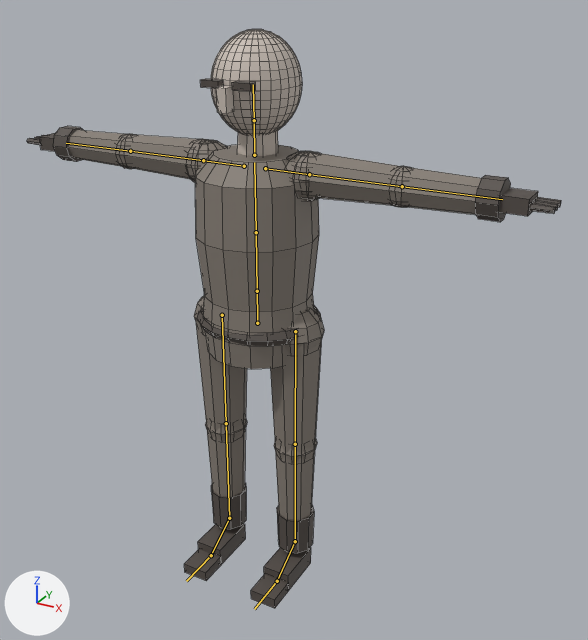
A saved change to the FBX model Assets/Resources/Bodies/Living.fbx.
Before and after are seen from a camera (50 mm lens) standing at (0.685, -1.115, 1.079) and looking at (0.085, -0.023, 0.533). Lighting does not change. The marker at lower left points along +X, +Y and +Z. The first picture is the older version. The bones that change, and the others that lie on the model, are drawn over the model as lines. Mesh edges are drawn as thin lines.

In view in the first picture: 'LivingMesh'.
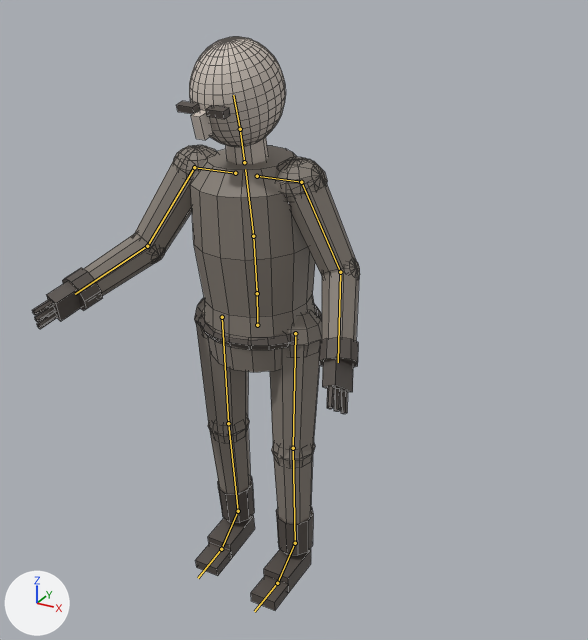
The newer file adds an action. The first version stands in its rest pose; the second is drawn at frame 14 of the action 'Living|Talk'.

Diff of the bpy script that builds the scene:
```diff
--- a/Assets/Resources/Bodies/Living.fbx.py
+++ b/Assets/Resources/Bodies/Living.fbx.py
@@ bone_hips @@
 bone_hips = bpy.data.objects['Living'].pose.bones['Hips']
-bone_hips.location = (0.0, 0.0, 0.0)
+bone_hips.location = (0.0, -0.004, 0.0)
@@ bone_spine @@
 bone_spine = bpy.data.objects['Living'].pose.bones['Spine']  # child of 'Hips'
-bone_spine.rotation_quaternion = (1.0, 0.0, 0.0, 0.0)  # degrees (0, 0, 0)
+bone_spine.rotation_quaternion = (0.999, 0.035, 0.0, 0.0)  # degrees (4, 0, 0)
@@ bone_chest @@
 bone_chest = bpy.data.objects['Living'].pose.bones['Chest']  # child of 'Spine'
-bone_chest.rotation_quaternion = (1.0, 0.0, 0.0, 0.0)  # degrees (0, 0, 0)
+bone_chest.rotation_quaternion = (0.999, 0.052, 0.0, 0.0)  # degrees (6, 0, 0)
@@ bone_neck @@
 bone_neck = bpy.data.objects['Living'].pose.bones['Neck']  # child of 'Chest'
-bone_neck.rotation_quaternion = (1.0, 0.0, 0.0, 0.0)  # degrees (0, 0, 0)
+bone_neck.rotation_quaternion = (1.0, 0.014, 0.0, 0.0)  # degrees (2, 0, 0)
@@ bone_head @@
 bone_head = bpy.data.objects['Living'].pose.bones['Head']  # child of 'Neck'
-bone_head.rotation_quaternion = (1.0, 0.0, 0.0, 0.0)  # degrees (0, 0, 0)
+bone_head.rotation_quaternion = (0.998, 0.035, -0.052, 0.002)  # degrees (4, -6, 0)
@@ bone_leftupperarm @@
 bone_leftupperarm = bpy.data.objects['Living'].pose.bones['LeftUpperArm']  # child of 'LeftShoulder'
-bone_leftupperarm.rotation_quaternion = (1.0, 0.0, 0.0, 0.0)  # degrees (0, 0, 0)
+bone_leftupperarm.rotation_quaternion = (0.838, -0.544, -0.029, -0.019)  # degrees (-66, -4, 0)
@@ bone_leftlowerarm @@
 bone_leftlowerarm = bpy.data.objects['Living'].pose.bones['LeftLowerArm']  # child of 'LeftUpperArm'
-bone_leftlowerarm.rotation_quaternion = (1.0, 0.0, 0.0, 0.0)  # degrees (0, 0, 0)
+bone_leftlowerarm.rotation_quaternion = (0.927, 0.0, 0.0, -0.375)  # degrees (0, 0, -44)
@@ bone_rightupperarm @@
 bone_rightupperarm = bpy.data.objects['Living'].pose.bones['RightUpperArm']  # child of 'RightShoulder'
-bone_rightupperarm.rotation_quaternion = (1.0, 0.0, 0.0, 0.0)  # degrees (0, 0, 0)
+bone_rightupperarm.rotation_quaternion = (0.802, -0.521, 0.245, 0.159)  # degrees (-66, 34, 0)
@@ bone_rightlowerarm @@
 bone_rightlowerarm = bpy.data.objects['Living'].pose.bones['RightLowerArm']  # child of 'RightUpperArm'
-bone_rightlowerarm.rotation_quaternion = (1.0, 0.0, 0.0, 0.0)  # degrees (0, 0, 0)
+bone_rightlowerarm.rotation_quaternion = (0.927, 0.0, 0.0, 0.375)  # degrees (0, 0, 44)
@@ bone_leftupperleg @@
 bone_leftupperleg = bpy.data.objects['Living'].pose.bones['LeftUpperLeg']  # child of 'Hips'
-bone_leftupperleg.rotation_quaternion = (1.0, 0.0, 0.0, 0.0)  # degrees (0, 0, 0)
+bone_leftupperleg.rotation_quaternion = (1.0, -0.017, 0.0, 0.0)  # degrees (-2, 0, 0)
@@ bone_leftlowerleg @@
 bone_leftlowerleg = bpy.data.objects['Living'].pose.bones['LeftLowerLeg']  # child of 'LeftUpperLeg'
-bone_leftlowerleg.rotation_quaternion = (1.0, 0.0, 0.0, 0.0)  # degrees (0, 0, 0)
+bone_leftlowerleg.rotation_quaternion = (0.999, 0.035, 0.0, 0.0)  # degrees (4, 0, 0)
@@ bone_rightupperleg @@
 bone_rightupperleg = bpy.data.objects['Living'].pose.bones['RightUpperLeg']  # child of 'Hips'
-bone_rightupperleg.rotation_quaternion = (1.0, 0.0, 0.0, 0.0)  # degrees (0, 0, 0)
+bone_rightupperleg.rotation_quaternion = (1.0, 0.017, 0.0, 0.0)  # degrees (2, 0, 0)
@@ bone_rightlowerleg @@
 bone_rightlowerleg = bpy.data.objects['Living'].pose.bones['RightLowerLeg']  # child of 'RightUpperLeg'
-bone_rightlowerleg.rotation_quaternion = (1.0, 0.0, 0.0, 0.0)  # degrees (0, 0, 0)
+bone_rightlowerleg.rotation_quaternion = (0.999, 0.035, 0.0, 0.0)  # degrees (4, 0, 0)
```

Boxes (x1, y1, x2, y2) around the edits, measured in the pictures (588 x 640 px):
'LivingMesh', posed (39% narrower)
    before: (27, 29, 561, 608)
    after: (32, 37, 360, 611)
bone 'Hips', root to tip
    before: (257, 323) to (257, 285)
    after: (257, 325) to (257, 288)
bone 'Spine', root to tip
    before: (257, 291) to (256, 232)
    after: (257, 293) to (253, 236)
bone 'Chest', root to tip
    before: (256, 232) to (254, 162)
    after: (253, 236) to (245, 169)
bone 'Neck', root to tip
    before: (254, 155) to (254, 120)
    after: (244, 162) to (240, 129)
bone 'Head', root to tip
    before: (254, 120) to (253, 84)
    after: (240, 129) to (233, 95)
bone 'LeftUpperArm', root to tip
    before: (309, 174) to (402, 186)
    after: (301, 182) to (340, 272)
bone 'LeftLowerArm', root to tip
    before: (402, 186) to (502, 199)
    after: (340, 272) to (338, 362)
bone 'RightUpperArm', root to tip
    before: (203, 160) to (130, 151)
    after: (194, 167) to (147, 246)
bone 'RightLowerArm', root to tip
    before: (130, 151) to (66, 143)
    after: (147, 246) to (75, 294)
bone 'LeftUpperLeg', root to tip
    before: (295, 331) to (295, 444)
    after: (295, 333) to (293, 448)
bone 'LeftLowerLeg', root to tip
    before: (295, 444) to (295, 541)
    after: (293, 448) to (295, 543)
bone 'RightUpperLeg', root to tip
    before: (222, 315) to (226, 423)
    after: (222, 317) to (228, 423)
bone 'RightLowerLeg', root to tip
    before: (226, 423) to (229, 518)
    after: (228, 423) to (238, 511)
